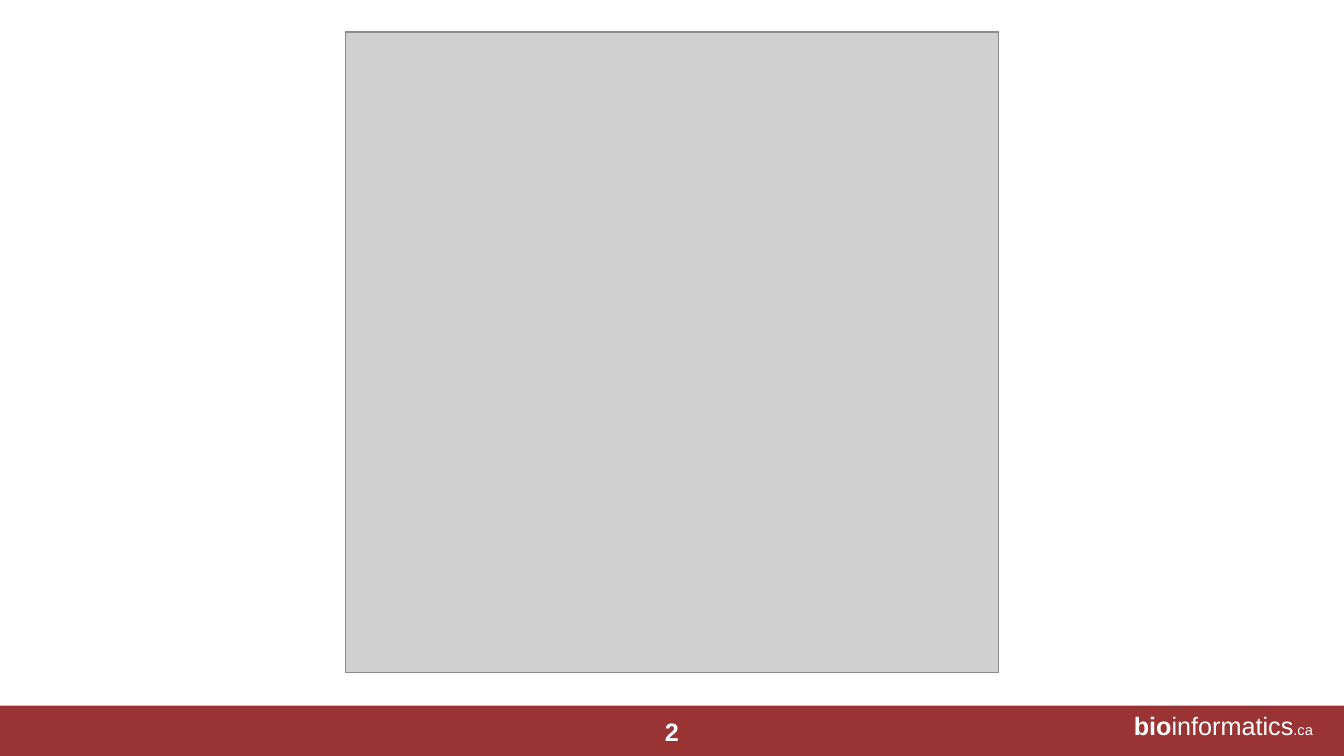
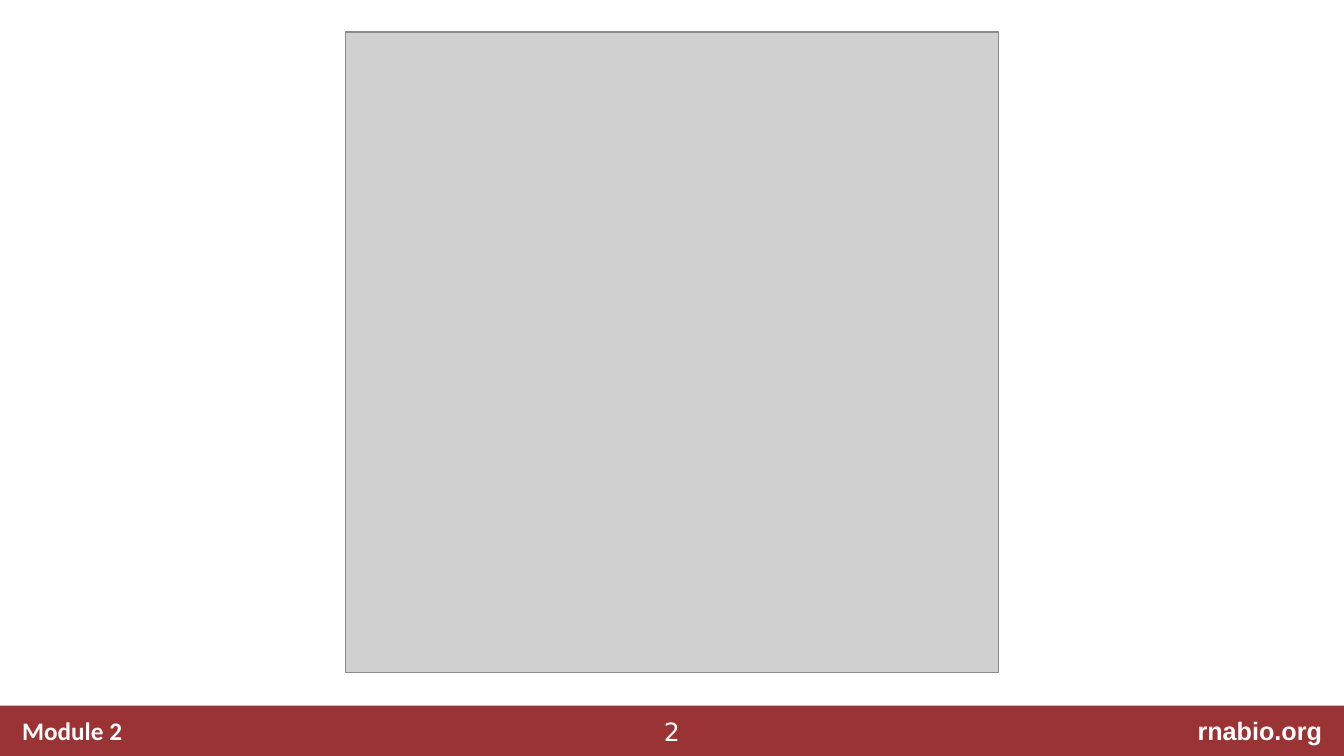
Before and after one commit to griffithlab/rnabio.org, a slide deck: slide 2 of assets/lectures/cbw/2023/mini/RNASeq_MiniLecture_02_01_Alignment.pptx. Drawn at 1344x756 pixels with LibreOffice and Linux fonts; fonts in the diff are those of the drawing; grey boxes stand for pictures. Boxes give left, top, right and bottom in pixels: in the first picture for what was removed or moved away, otherwise in the second. Text is boxed around its words. In the diff, an @@ line names an element or a change of style, - is before the commit and + after.

```diff
--- a/assets/lectures/cbw/2023/mini/RNASeq_MiniLecture_02_01_Alignment.pptx
+++ b/assets/lectures/cbw/2023/mini/RNASeq_MiniLecture_02_01_Alignment.pptx
@@ page number at (x1=664, y1=722, x2=680, y2=741): font Arial to DejaVu Sans, bold off; vertical alignment top to middle @@
@@ text removed at (x1=1134, y1=716, x2=1312, y2=736) @@
-bioinformatics.ca
@@ text added at (x1=22, y1=722, x2=122, y2=740), 18 pt, text #FFFFFF, bold @@
+Module 2
@@ text added at (x1=1198, y1=721, x2=1322, y2=746), 18 pt, text #FFFFFF, bold @@
+rnabio.org
```
Also in this commit, not shown: 2 other slides changed, 16 slides added, 2 slides removed, 47 other files.
